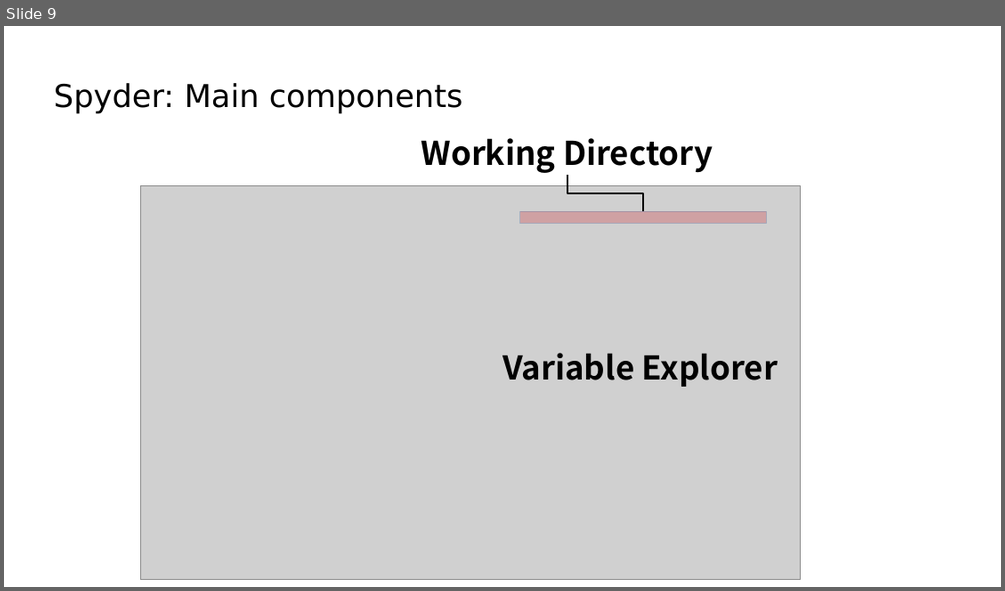
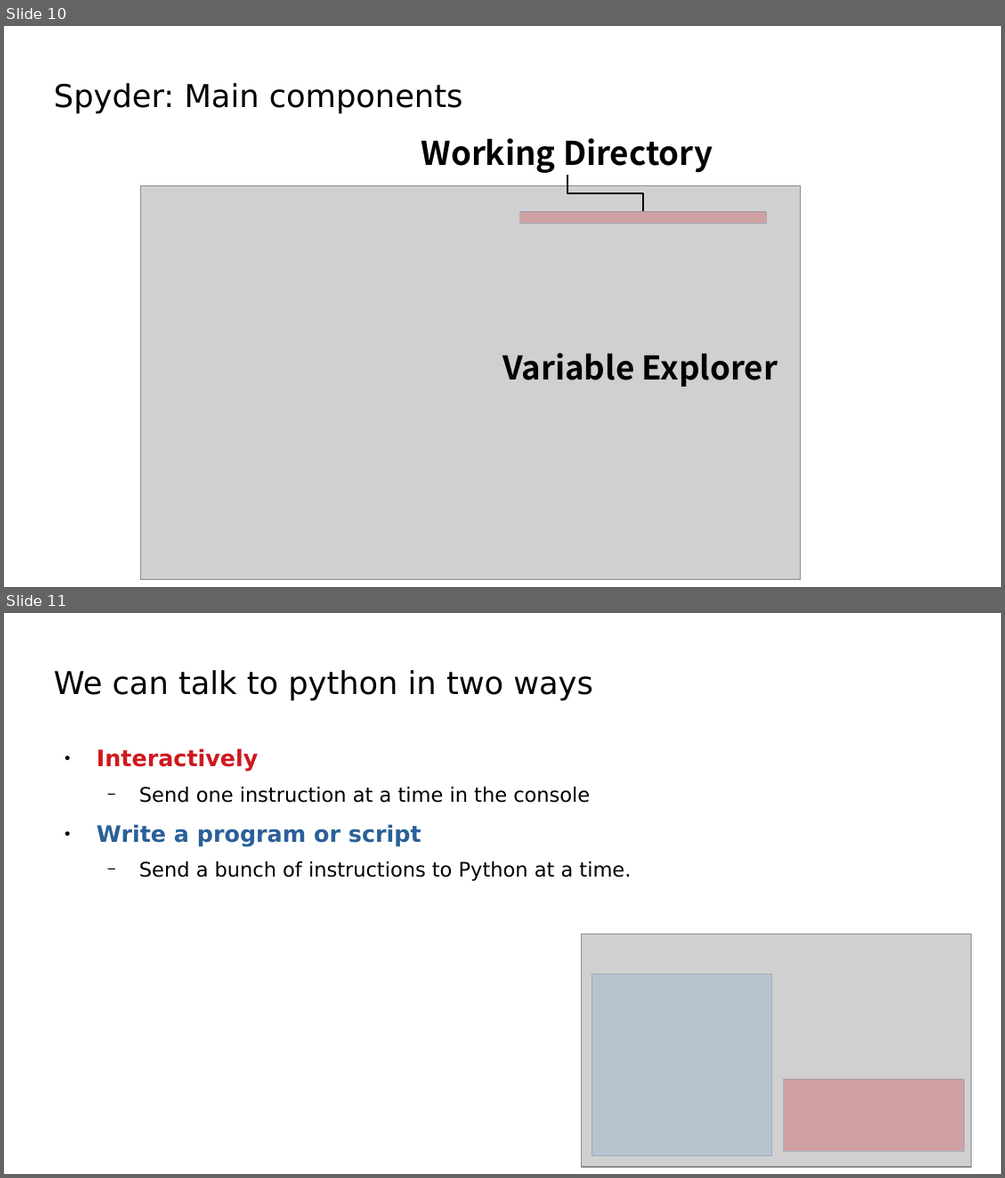
Before and after one commit to dvanderelst-classes/python-class, a slide deck: 02_Editor/Editor.odp. Shown one above the other, each under a label of ours: slide 9 before the commit, slides 10 and 11 after it. The pictures are 1005x591 and 1005x1178 pixels, drawn with LibreOffice and Linux fonts; fonts in the diff are those of the drawing; grey boxes stand for pictures. Boxes give left, top, right and bottom in pixels: in the first picture for what was removed or moved away, otherwise in the second. Text is boxed around its words. In the diff, an @@ line names an element or a change of style, - is before the commit and + after.

```diff
--- a/02_Editor/Editor.odp
+++ b/02_Editor/Editor.odp
@@ slide 11 added at <box>4,613,1001,1174</box>, background #FFFFFF @@
@@ title added at <box>54,670,593,701</box>, 25 pt, text #000000 @@
+We can talk to python in two ways
@@ text added at <box>97,748,631,881</box>, 16 pt, text #000000 @@
+● Interactively
+  − Send one instruction at a time in the console
+● Write a program or script
+  − Send a bunch of instructions to Python at a time.
@@ picture added at <box>581,934,971,1167</box> @@
@@ rectangle added at <box>592,974,772,1156</box>, fill #729FCF at 25% opacity, outline #3465A4 0 pt @@
@@ rectangle added at <box>784,1078,963,1151</box>, fill #CE181E at 25% opacity, outline #3465A4 0 pt @@
@@ what was slide 9 is now slide 10 @@
```
Also in this commit, not shown: 4 slides changed, 3 other slides added, 2 slides removed, 1 other file.
